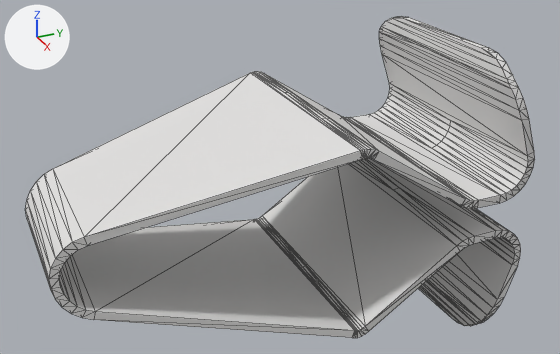
One commit to the glTF model models/clip02/clip_seta02.gltf: the scene before it, then after it.
Camera for both pictures: a camera (50 mm lens) standing at (2.795, -1.099, 1.261) and looking at (0.437, -0.037, 0.082). Arrows for +X, +Y and +Z are at upper left; the lights stay in place. Mesh edges are drawn as thin lines. Where no turn or scale is listed for an object, it has been applied to the vertices. Vertices at the same position are counted once.

Objects in the first picture: '01.849.065.70'.
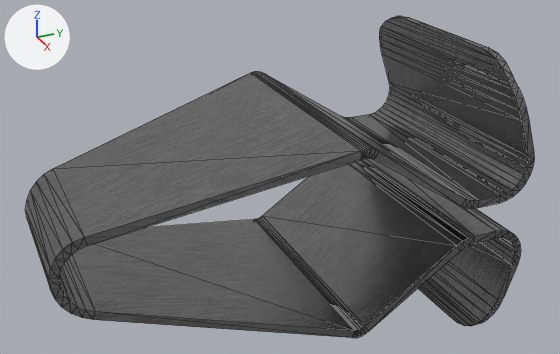
Boxes [x1, y1, x2, y2] around the edits, measured in the pictures (560 x 354 px):
part 1 of me_01_849_065_001, deleted
    before: [341, 26, 528, 265]
part 2 of me_01_849_065_001, cut back
    before: [85, 71, 379, 237]
    after: [53, 72, 375, 245]
part 3 of me_01_849_065_001, cut back
    before: [103, 216, 369, 338]
    after: [94, 216, 365, 338]
part 4 of me_01_849_065_001, deleted
    before: [427, 278, 481, 324]
part 5 of me_01_849_065_001, recoloured
    both: [27, 16, 535, 337]

The edits, one by one:
Picture 'Part_Normal' (img_part_normal) is new.
Picture 'Part_Metallic-Part_Roughness' (img_part_metallic_part_roughness) is new.
Picture 'Part_BaseColor' (img_part_basecolor) is new.
Material '01.849.065.70' (mat_01_849_065_70) is new.
Uses the picture img_part_basecolor.
Uses the picture img_part_metallic_part_roughness.
Uses the picture img_part_normal.
me_01_849_065_001 is used by ob_01_849_065_70; location (0.0, 0.0, 0.0).
me_01_849_065_001 had 362 vertices, 720 faces and spanned x 0.0..0.9, y -0.91..0.72, z -0.55..0.56.
me_01_849_065_001 now has 284 vertices, 564 faces and spans x 0.0..0.9, y -0.91..0.72, z -0.55..0.56.
me_01_849_065_001 part 1: 44 vertices removed from x 0.3..0.6, y 0.45..0.72, z -0.19..0.48.
me_01_849_065_001 part 2: 6 vertices moved within x 0.0..0.9, y 0.03..0.06, z 0.32..0.35; 15 vertices removed from x 0.22..0.68, y 0.04..0.08, z 0.32..0.35.
me_01_849_065_001 part 3: 4 vertices moved within x 0.9, y 0.03..0.06, z -0.34..-0.31; 15 vertices removed from x 0.22..0.68, y 0.04..0.08, z -0.35..-0.31.
me_01_849_065_001 part 4: 4 vertices removed from x 0.31..0.59, y 0.6..0.63, z -0.47.
me_01_849_065_001 part 5: 116 faces spanning x 0.0..0.9, y -0.9..0.72, z -0.55..0.56 switch from mat_opaque_190_188_186__003 (light grey #e0dfde) to mat_01_849_065_70.
